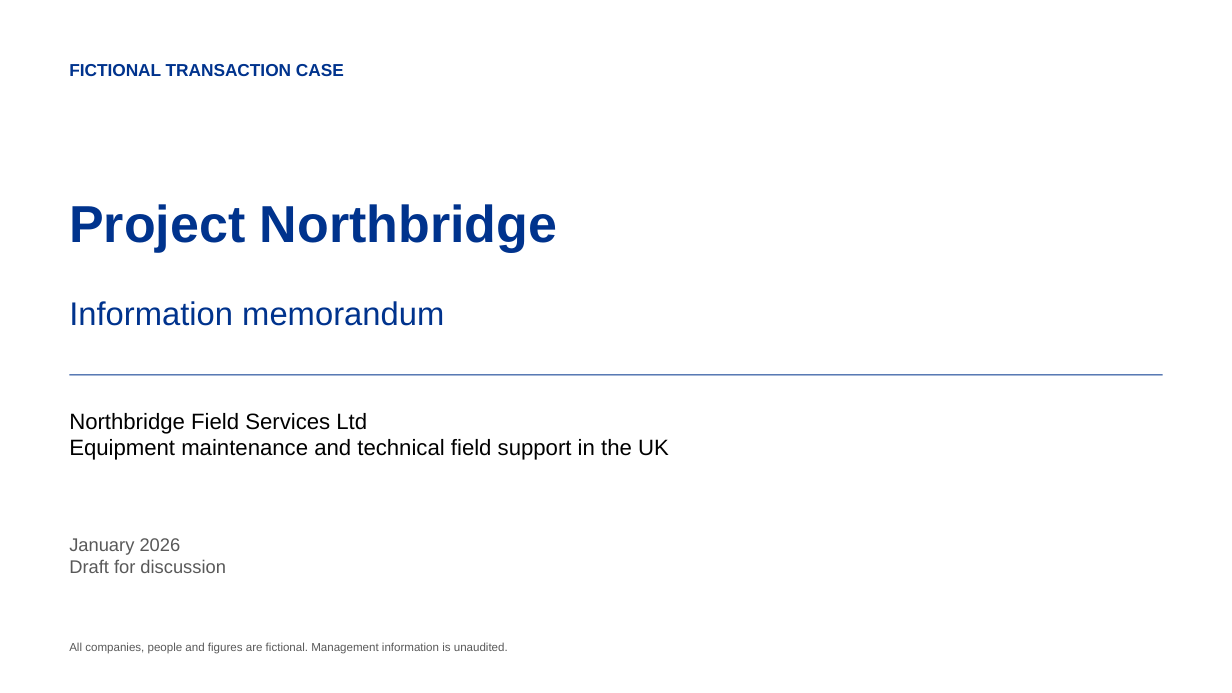
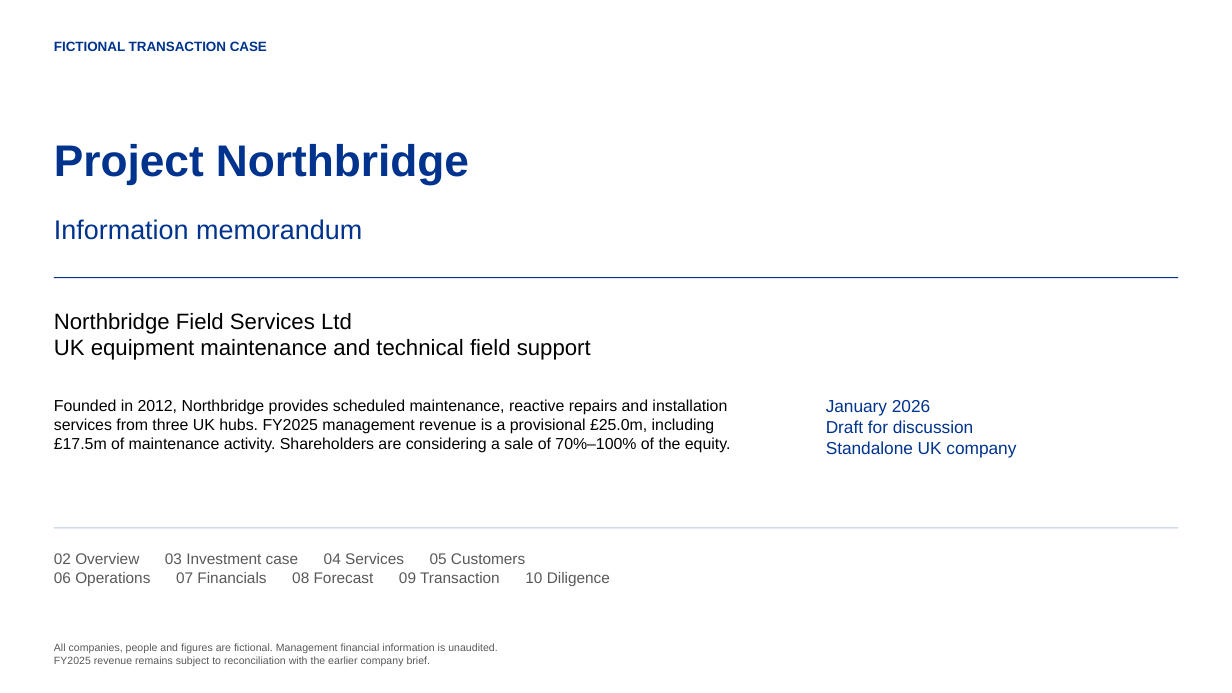
Before and after one commit to fqi2050/IM-Writer, a slide deck: slide 1 of demo-northbridge/outputs/northbridge-im-editable.pptx. Drawn at 1232x693 pixels with LibreOffice and Linux fonts; fonts in the diff are those of the drawing. Boxes give left, top, right and bottom in pixels: in the first picture for what was removed or moved away, otherwise in the second. Text is boxed around its words. In the diff, an @@ line names an element or a change of style, - is before the commit and + after.

```diff
--- a/demo-northbridge/outputs/northbridge-im-editable.pptx
+++ b/demo-northbridge/outputs/northbridge-im-editable.pptx
@@ text "FICTIONAL TRANSACTION CASE": place and size @@
-text "FICTIONAL TRANSACTION CASE" at (69,64,344,76)
+text "FICTIONAL TRANSACTION CASE" at (54,41,267,51)
@@ text "FICTIONAL TRANSACTION CASE" at (54,41,267,51): size 13.5 to 10.5 pt @@
@@ text "Project Northbridge": place and size @@
-text "Project Northbridge" at (69,204,557,253)
+text "Project Northbridge" at (54,144,469,184)
@@ text "Project Northbridge" at (54,144,469,184): size 40.5 to 34.5 pt @@
@@ text "Information memorandum": place and size @@
-text "Information memorandum" at (69,301,444,326)
+text "Information memorandum" at (54,219,362,240)
@@ text "Information memorandum" at (54,219,362,240): size 25.5 to 21 pt @@
@@ rectangle: place and size @@
-rectangle at (69,374,1163,375)
+rectangle at (54,277,1178,278)
@@ text "Northbridge Field Services Ltd": place and size @@
-text "Northbridge Field Services Ltd" at (69,413,669,460)
+text "Northbridge Field Services Ltd" at (54,313,591,360)
@@ text at (54,339,591,360): text changed @@
-Equipment maintenance and technical field support in the UK
+UK equipment maintenance and technical field support
@@ text added at (54,399,730,453), 12.4 pt, text #000000 @@
+Founded in 2012, Northbridge provides scheduled maintenance, reactive repairs and installation services from three UK hubs. FY2025 management revenue is a provisional £25.0m, including £17.5m of maintenance activity. Shareholders are considering a sale of 70%–100% of the equity.
@@ text at (826,400,974,433): size 14.2 to 13.5 pt, text colour #595959 to #00338D in "January 2026", "Draft for discussion" @@
@@ text "January 2026": place and size @@
-text "January 2026" at (69,538,226,573)
+text "January 2026" at (826,400,1016,458)
@@ text at (826,441,1016,458): paragraph added @@
+Standalone UK company
@@ rectangle added at (54,528,1178,529), fill #B8C7DF @@
@@ text added at (54,553,610,586), 12 pt, text #595959 @@
+02 Overview 03 Investment case 04 Services 05 Customers
+06 Operations 07 Financials 08 Forecast 09 Transaction 10 Diligence
@@ text at (54,643,497,666): text changed; size 9 to 8.2 pt @@
-All companies, people and figures are fictional. Management information is unaudited.
+All companies, people and figures are fictional. Management financial information is unaudited.
+FY2025 revenue remains subject to reconciliation with the earlier company brief.
```
Also in this commit, not shown: 9 other slides changed, 22 other files.
